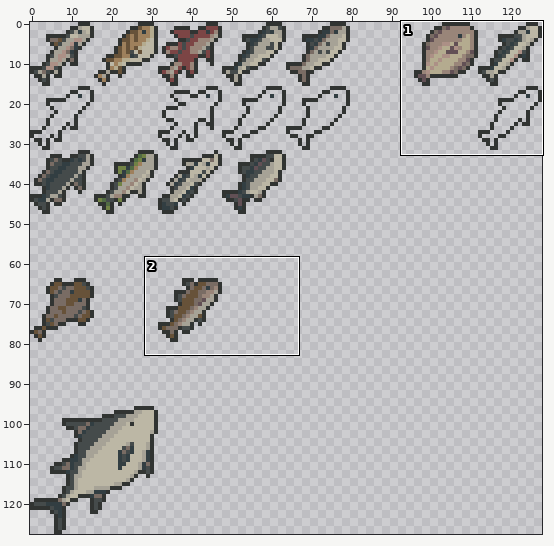
Edited in one commit: pixel-art file (project/assets/spritesheets/fish.aseprite). The first picture is a wide view before the edit; the outline marks the close-up.
Close-up. Before:
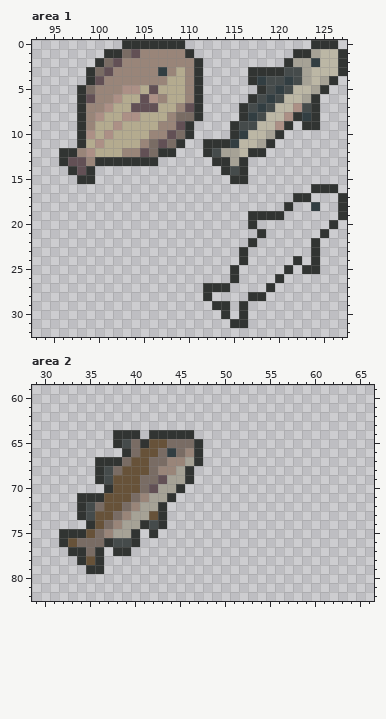
128x128 pixels, 1 frame. Shown: area 1: x 93..127, y 0..32; area 2: x 29..66, y 59..82.
Once edited:
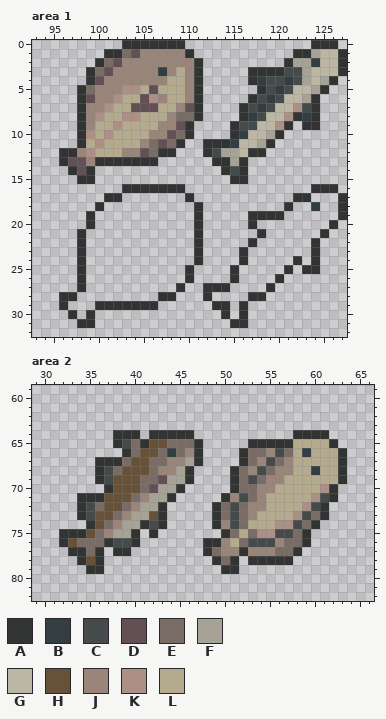
Palette (. is transparent): A #313432  B #323e42  C #454b4b  D #625055  E #796c64  F #a6a296  G #bcb7a5  H #675239  J #998579  K #ac9086  L #b4ab8f
Change:
Area 1:
y 16: x 103..109 ....... -> AAAAAAA
y 17: x 101..102 .. -> AA; x 110 . -> A
y 18: x 100 . -> A; x 111 . -> A
y 19..20: x 99 . -> A; x 111 . -> A
y 21..24: x 98 . -> A; x 111 . -> A
y 25..26: x 98 . -> A; x 110 . -> A
y 27: x 98 . -> A; x 109 . -> A
y 28: x 96..97 .. -> AA; x 107..108 .. -> AA
y 29: x 96 . -> A; x 100..106 ....... -> AAAAAAA
y 30: x 97 . -> A; x 99 . -> A
y 31: x 98..99 .. -> AA
Area 2:
y 64: x 58..61 .... -> AAAA
y 65: x 53..62 .......... -> AAAAALLLLA
y 66: x 52..63 ............ -> AEEJCELBLLLA
y 67: x 52..63 ............ -> AEJCEJLLLLLA
y 68: x 51..63 ............. -> AEJCEJJLLBLLA
y 69: x 51..63 ............. -> AECEJJLLLLLLA
y 70: x 51..62 ............ -> AEEJJLLLLLKA
y 71: x 50..62 ............. -> AJCEJLLLLLKCA
y 72: x 49..61 ............. -> AECEJJLLLLKCA
y 73: x 49..61 ............. -> AECEJLLLLKCEA
y 74: x 49..60 ............ -> AJCELLLKKCEA
y 75: x 50..59 .......... -> AELEKKCCEA
y 76: x 48..59 ............ -> AAJLECCCJEEA
y 77: x 48..58 ........... -> AEJJAJJJEEA
y 78: x 49..51 ... -> AEA; x 53..57 ..... -> AAAAA
y 79: x 50..51 .. -> AA
